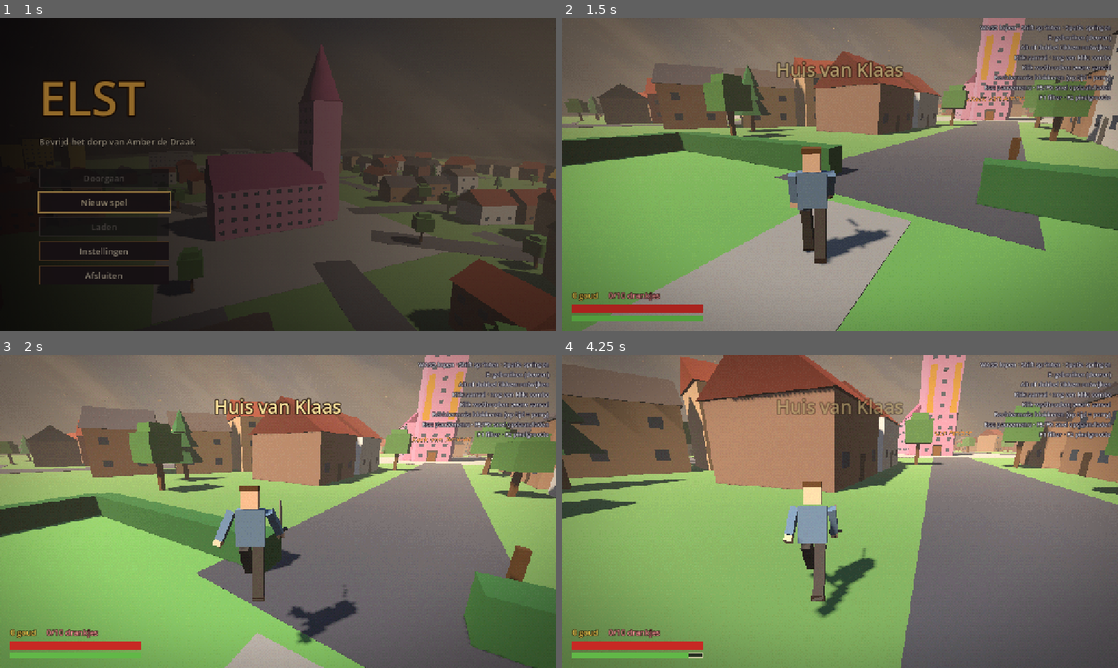
Above: before the commit, frames 1-4 (two rows, left to right).
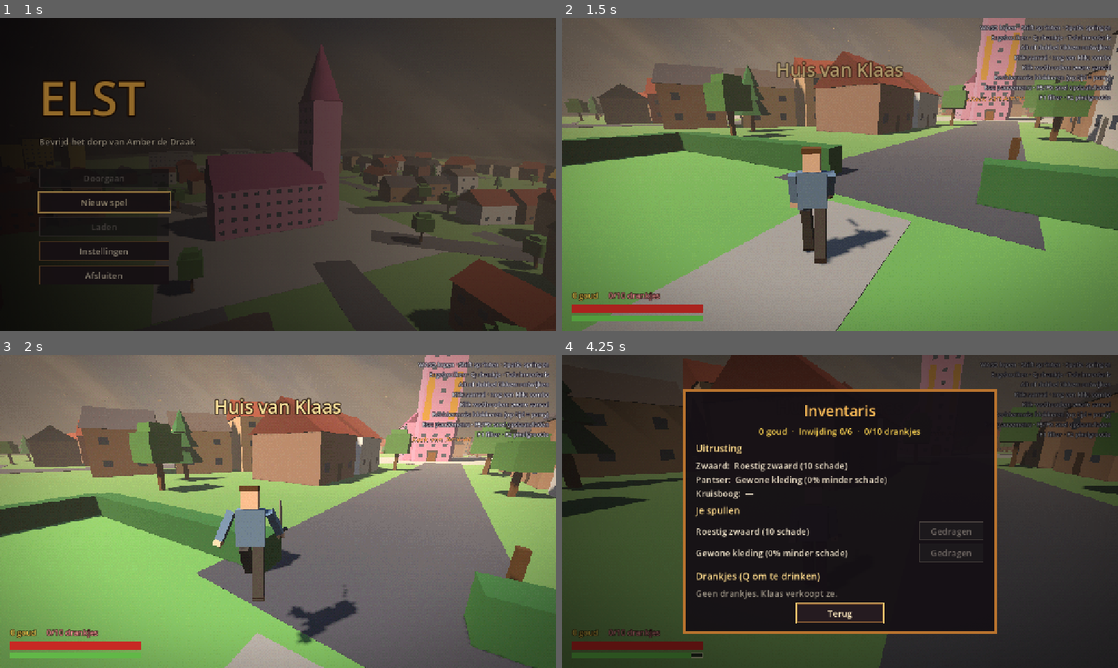
Above: after the commit, the same moments.

Repository: J0C0M/ElstTheGame
Game: Godot game, scene res://scenes/main/Main.tscn
Two runs of this game, one before a commit and one after it. Both use one fixed random seed, a clock stepped at 60 frames per second and the inputs below.
Inputs (mouse positions are in pixels of both pictures, inside the frame that each line leads up to):
- Up to frame 1 (1 s): move the mouse to (400, 158) at 0.52 s; press the mouse at (400, 158) at 0.53 s; hold D (move_right) from 0.53 s (still down); tap Space (jump) at 0.77 s
- Up to frame 2 (1.5 s): move the mouse to (812, 174) at 1.27 s; release D (move_right) at 1.28 s; release the mouse at (812, 174) at 1.28 s; hold W (move_forward) from 1.28 s (still down); right-click (812, 174) at 1.35 s
- Up to frame 3 (2 s): keep holding W (move_forward); tap Space (jump) at 1.52 s
- Up to frame 4 (4.25 s): keep holding W (move_forward); move the mouse to (851, 505) at 2.02 s; hold Alt (dodge) 2.03-2.78 s; move the mouse to (834, 517) at 2.77 s; tap E (interact) at 2.85 s; tap Space (jump) at 3.02, 3.77 s; move the mouse to (878, 514) at 3.52 s; hold Shift (sprint) from 3.53 s (still down); tap Tab (inventory) at 4.15 s

Frame 1 is identical in both runs. In frame 2, 0.2% of the frame differs, in the area x 77-99%, y 5-8%; in frame 3, 0.3%; in frame 4, 99%, in the area x 0-100%, y 0-100%.

Commit message:
Wire conversations, the shop, the inventory and sleeping into Main

Diff:
--- a/scenes/main/Main.tscn
+++ b/scenes/main/Main.tscn
@@ -10,6 +10,9 @@
 [ext_resource type="PackedScene" path="res://scenes/ui/PauseMenu.tscn" id="8_pause_menu"]
 [ext_resource type="PackedScene" path="res://scenes/ui/SaveLoadMenu.tscn" id="9_save_load_menu"]
 [ext_resource type="PackedScene" path="res://scenes/ui/SettingsMenu.tscn" id="10_settings_menu"]
+[ext_resource type="PackedScene" path="res://scenes/ui/DialogueBox.tscn" id="11_dialogue_box"]
+[ext_resource type="PackedScene" path="res://scenes/ui/ShopMenu.tscn" id="12_shop_menu"]
+[ext_resource type="PackedScene" path="res://scenes/ui/InventoryMenu.tscn" id="13_inventory_menu"]
 
 [node name="Main" type="Node"]
 process_mode = 3
@@ -37,7 +40,7 @@
 theme_override_constants/outline_size = 5
 theme_override_font_sizes/font_size = 14
 text = "WASD lopen · Shift sprinten · Spatie springen
-E: gebruiken (deuren)
+E: gebruiken · Q: drankje · Tab: inventaris
 Alt of dubbel tikken: ontwijken
 Klik: aanval · nog een klik: combo
 Klik vasthouden: zware aanval
@@ -63,6 +66,12 @@
 
 [node name="SettingsMenu" parent="UI/Menus" instance=ExtResource("10_settings_menu")]
 
+[node name="DialogueBox" parent="UI/Menus" instance=ExtResource("11_dialogue_box")]
+
+[node name="ShopMenu" parent="UI/Menus" instance=ExtResource("12_shop_menu")]
+
+[node name="InventoryMenu" parent="UI/Menus" instance=ExtResource("13_inventory_menu")]
+
 [node name="Fade" type="ColorRect" parent="UI"]
 anchors_preset = 15
 anchor_right = 1.0
--- a/scenes/main/main.gd
+++ b/scenes/main/main.gd
@@ -1,8 +1,9 @@
 extends Node
 ## Root scene. Holds the retro screen (with the 3D world inside), the HUD and
-## the menus. Runs the main menu, the pause menu, world changes behind a fade,
-## new games, loading saves and what happens after dying, and catches the
-## mouse for the camera while playing.
+## the menus. Runs the main menu, the pause menu, conversations, the shop and
+## the inventory, world changes behind a fade, new games, loading saves,
+## sleeping and what happens after dying, and catches the mouse for the camera
+## while playing.
 
 enum AppState { MAIN_MENU, PLAYING }
 
@@ -25,6 +26,8 @@
 var _capture_on_focus: bool = false
 ## Menu to show again when the settings or save menu closes.
 var _menu_below: Control
+## Window that pauses play: the dialogue box, the shop or the inventory.
+var _overlay: Control
 
 @onready var _retro_screen: RetroScreen = $RetroScreen
 @onready var _hud: Control = $UI/HUD
@@ -33,6 +36,9 @@
 @onready var _pause_menu: PauseMenu = $UI/Menus/PauseMenu
 @onready var _save_load_menu: SaveLoadMenu = $UI/Menus/SaveLoadMenu
 @onready var _settings_menu: SettingsMenu = $UI/Menus/SettingsMenu
+@onready var _dialogue_box: DialogueBox = $UI/Menus/DialogueBox
+@onready var _shop_menu: ShopMenu = $UI/Menus/ShopMenu
+@onready var _inventory_menu: InventoryMenu = $UI/Menus/InventoryMenu
 @onready var _fade: ColorRect = $UI/Fade
 
 
@@ -53,6 +59,11 @@
 	_pause_menu.quit_pressed.connect(get_tree().quit)
 	_save_load_menu.closed.connect(_on_submenu_closed)
 	_settings_menu.closed.connect(_on_submenu_closed)
+	EventBus.dialogue_requested.connect(_on_dialogue_requested)
+	EventBus.sleep_requested.connect(sleep)
+	_dialogue_box.action_chosen.connect(_on_dialogue_action)
+	for overlay: Control in [_dialogue_box, _shop_menu, _inventory_menu]:
+		overlay.connect(&"closed", _on_overlay_closed.bind(overlay))
 	if skip_main_menu:
 		start_new_game()
 	else:
@@ -68,6 +79,13 @@
 	if event.is_action_pressed(&"pause"):
 		get_viewport().set_input_as_handled()
 		_on_escape()
+	elif event.is_action_pressed(&"inventory") and _app_state == AppState.PLAYING and not _changing_world:
+		get_viewport().set_input_as_handled()
+		if _overlay == _inventory_menu:
+			_inventory_menu.close()
+		elif _overlay == null and not get_tree().paused:
+			_open_overlay(_inventory_menu)
+			_inventory_menu.open()
 	elif _wants_captured_mouse() and Input.mouse_mode != Input.MOUSE_MODE_CAPTURED \
 			and event is InputEventMouseButton and event.is_pressed():
 		# A click on the game catches the mouse again; it does not attack.
@@ -118,6 +136,22 @@
 	var player: Player = _world.get_player()
 	var vitals: Dictionary = player.get_vitals() if player != null else {}
 	await _enter_world(scene.instantiate() as GameWorld, spawn_id, vitals, {})
+
+
+## Sleeps behind a fade: full health and stamina, then an autosave.
+func sleep() -> void:
+	if _changing_world or _app_state != AppState.PLAYING:
+		return
+	_changing_world = true
+	await _fade_to(1.0)
+	var player: Player = _world.get_player()
+	if player != null:
+		player.health.reset()
+		player.stamina.refill()
+	EventBus.message_requested.emit("Je hebt goed geslapen.")
+	await _fade_to(0.0)
+	_changing_world = false
+	SaveManager.autosave()
 
 
 func pause() -> void:
@@ -193,6 +227,8 @@
 		_settings_menu.close()
 	elif _save_load_menu.visible:
 		_save_load_menu.close()
+	elif _overlay != null:
+		_overlay.call("close")
 	elif _pause_menu.visible:
 		resume()
 	elif _app_state == AppState.PLAYING:
@@ -211,8 +247,40 @@
 
 
 func _close_menus() -> void:
-	for menu: Control in [_main_menu, _pause_menu, _save_load_menu, _settings_menu]:
+	for menu: Control in [_main_menu, _pause_menu, _save_load_menu, _settings_menu, _dialogue_box, _shop_menu, _inventory_menu]:
 		menu.hide()
+	_overlay = null
+
+
+func _open_overlay(overlay: Control) -> void:
+	_overlay = overlay
+	get_tree().paused = true
+	_update_mouse()
+
+
+func _on_overlay_closed(overlay: Control) -> void:
+	if _overlay != overlay:
+		return
+	_overlay = null
+	if not _pause_menu.visible:
+		get_tree().paused = false
+	_update_mouse()
+
+
+func _on_dialogue_requested(dialogue: DialogueData, speaker: Node) -> void:
+	if _app_state != AppState.PLAYING or _changing_world or _overlay != null:
+		return
+	_open_overlay(_dialogue_box)
+	_dialogue_box.start(dialogue, speaker)
+
+
+func _on_dialogue_action(action: StringName, _value: String) -> void:
+	match action:
+		&"open_shop":
+			_open_overlay(_shop_menu)
+			_shop_menu.open()
+		&"sleep":
+			sleep()
 
 
 func _on_save_load_requested(data: Dictionary) -> void:
